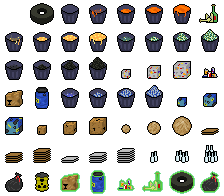
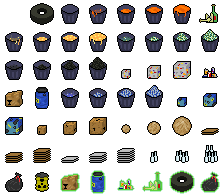
Before/after of a 224×196 layered artwork. What changed in the layer stack:
painted on "Items" over [60, 170, 220, 194]
